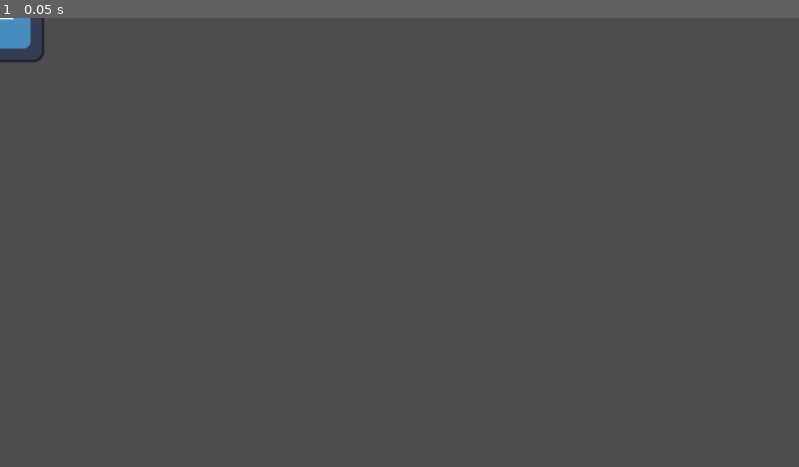
Above: before the commit, frame 1.
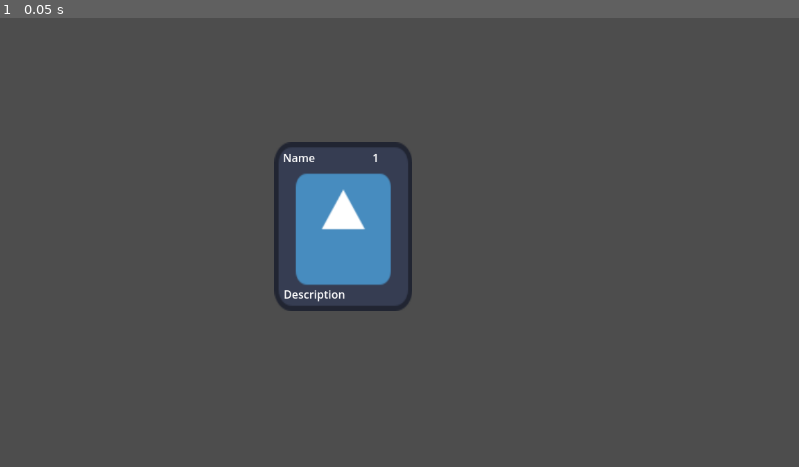
Above: after the commit, the same moment.

Repository: OnesQuared/cardgame-practice
Game: Godot game, scene res://Scene/card_base.tscn
Two runs of this game, one before a commit and one after it. Both use one fixed random seed, a clock stepped at 60 frames per second and the inputs below. Before the commit the project has no main scene; this scene is started directly in both runs. The engine's default icon, where the game draws it, is replaced by a stand-in: a white triangle on a blue panel in a dark square.
Inputs:
- Up to frame 1 (0.05 s): no input

The runs differ from the first frame. In frame 1, 4.3% of the frame differs, in the area x 0-52%, y 0-66%.

Commit message:
card text
card text now updates and fills the labels

Diff:
--- a/Scene/card_base.tscn
+++ b/Scene/card_base.tscn
@@ -4,9 +4,11 @@
 [ext_resource type="Script" uid="uid://be6sh2f2g2sf7" path="res://Scripts/card_base.gd" id="1_sri0f"]
 
 [node name="CardBase" type="Node2D"]
+position = Vector2(495, 301)
 script = ExtResource("1_sri0f")
 
 [node name="CardBaseSprite" type="Sprite2D" parent="."]
+scale = Vector2(1.55469, 1.90625)
 texture = ExtResource("1_g0iwo")
 
 [node name="CardImage" type="Node2D" parent="."]
@@ -17,16 +19,25 @@
 
 [node name="Sprite2D" type="Sprite2D" parent="CardCost"]
 
-[node name="Label" type="Label" parent="CardCost"]
-offset_right = 40.0
-offset_bottom = 23.0
+[node name="CostLabel" type="Label" parent="CardCost"]
+offset_left = 42.0
+offset_top = -111.0
+offset_right = 82.0
+offset_bottom = -88.0
+metadata/_edit_use_anchors_ = true
 
 [node name="CardName" type="Node2D" parent="."]
 
 [node name="Label" type="Label" parent="CardName"]
-offset_right = 40.0
-offset_bottom = 23.0
+offset_left = -87.0
+offset_top = -111.0
+offset_right = 43.0
+offset_bottom = -88.0
+metadata/_edit_use_anchors_ = true
 
 [node name="CardDescription" type="Label" parent="."]
-offset_right = 40.0
-offset_bottom = 23.0
+offset_left = -86.0
+offset_top = 86.0
+offset_right = 87.0
+offset_bottom = 109.0
+metadata/_edit_use_anchors_ = true
--- /dev/null
+++ b/Scene/playingboard.tscn
@@ -0,0 +1,3 @@
+[gd_scene format=3 uid="uid://bqnirt1wbvla8"]
+
+[node name="Playingboard" type="Node2D"]
--- a/Scripts/card_base.gd
+++ b/Scripts/card_base.gd
@@ -1,6 +1,15 @@
-extends Node2D
+class_name Card extends Node2D
 
-@export var CardName: String
-@export var CardDescription: String
-@export var CardCost: int
+@export var CardName: String = "Name"
+@export var CardDescription: String = "Description"
+@export var CardCost: int = 1
 @export var CardImage: Node2D
+
+@onready var CostLabel: Label = $CardCost/CostLabel
+@onready var NameLabel: Label = $CardName/Label
+@onready var DescLabel: Label = $CardDescription
+
+func _ready():
+	CostLabel.set_text(str(CardCost))
+	NameLabel.set_text(CardName)
+	DescLabel.set_text(CardDescription)
--- a/project.godot
+++ b/project.godot
@@ -11,6 +11,7 @@
 [application]
 
 config/name="card practice"
+run/main_scene="uid://b5cg0t4jwbpjb"
 config/features=PackedStringArray("4.4", "Forward Plus")
 config/icon="res://icon.svg"
 
